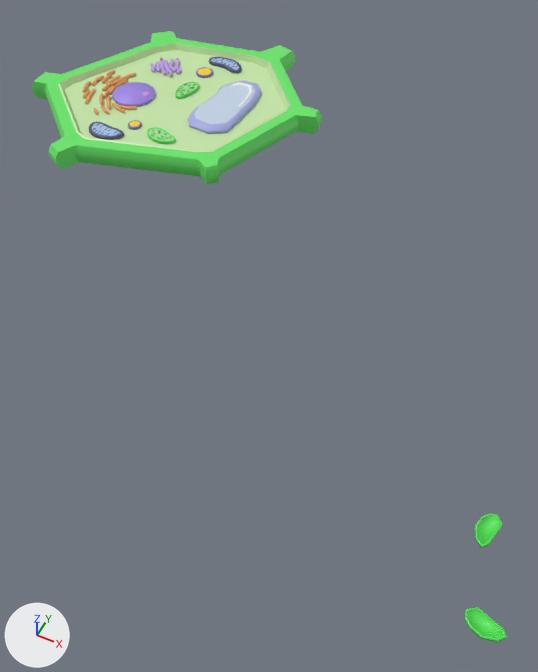
What one commit did to the glTF model Assets/BioWorkspace2.gltf.
Camera for both pictures: a 50 mm camera at (19.8, -29.5, 25.9) aimed at (8.6, -7.0, -2.2). The lights are fixed; the arrows at lower left show +X, +Y and +Z. Where no turn or scale is listed for an object, it has been applied to the vertices. Vertices at the same position are counted once.

In view in the first picture: 'CellWall', 'Cube005', 'Membrane', 'Mitochondria001', 'Mitochondria004', 'Mitochondria012', 'Plane001', 'Plane004', 'Plane004_1', 'RE'.
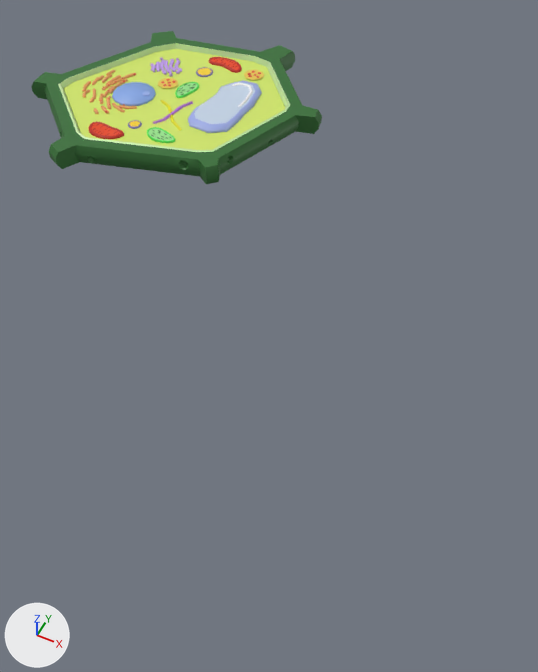
Changed parts and their boxes [x1, y1, x2, y2] in the pictures (538 x 672 px):
'Plane002', added (green): after [64, 49, 285, 150]
'Cube005', deleted (green): before [465, 513, 507, 642]
'Plane004', reshaped, moved (45% narrower, 56% shorter): before [188, 80, 262, 134]; after [153, 101, 193, 124]
'Plane001', recoloured, reshaped, moved (51% narrower, 19% taller): before [112, 82, 156, 107]; after [161, 100, 182, 130]
'Nukleus', now drawn (blue): after [112, 82, 156, 106]
'Mitochondria004', recoloured (blue to red): [89, 57, 242, 140] in both
'Mitochondria001', recoloured (blue to red): [92, 58, 239, 136] in both
'Circle', added: after [158, 69, 264, 89]
'RE001', added: after [82, 70, 121, 103]
'Mitochondria012', recoloured: [91, 58, 238, 136] in both
'Circle001', added: after [161, 71, 261, 86]
'Icosphere', added: after [100, 73, 135, 112]
part 1 of me_mesh_3, deleted: before [82, 70, 121, 104]
part 2 of me_mesh_6, built on: before [194, 82, 253, 114]; after [188, 80, 262, 133]
part 4 of me_mesh_1, deleted (purple): before [112, 82, 156, 107]
part 5 of me_mesh_1, added: after [161, 100, 182, 130]
part 7 of me_mesh_5, added: after [153, 101, 193, 124]
part 9 of me_mesh_0, added (green): after [45, 84, 299, 176]
part 10 of me_mesh_0, added (green): after [63, 38, 259, 78]
part 11 of me_mesh_0, added (green): after [270, 59, 302, 105]
part 12 of me_mesh_0, recoloured: [31, 31, 322, 184] in both
'Membrane', unchanged, covered by the edit: [58, 43, 290, 152] in both

Diff of the bpy script that builds the scene:
```diff
--- a/Assets/BioWorkspace2.gltf.py
+++ b/Assets/BioWorkspace2.gltf.py
@@ mat_material_004 @@
 mat_material_004 = principled_material('Material.004')
-mat_material_004.base_color = (0.355, 0.244, 0.8)  # purple #a187e7
+mat_material_004.base_color = (0.244, 0.396, 0.8)  # blue #87a9e7
@@ mat_material_016 @@
 mat_material_016 = principled_material('Material.016')
-mat_material_016.base_color = (0.387, 0.544, 0.8)  # blue #a7c3e7
+mat_material_016.base_color = (0.8, 0.0668, 0.012)  # orange #e7491d
@@ mat_material_015 @@
 mat_material_015 = principled_material('Material.015')
-mat_material_015.base_color = (0.0782, 0.0782, 0.188)  # dark blue #4f4f78
+mat_material_015.base_color = (0.528, 0.0144, 0.00572)  # red #c02011
@@ mat_material_022 @@
+mat_material_022 = principled_material('Material.022')
+mat_material_022.base_color = (0.032, 0.157, 0.0318)  # dark green #326e32
@@ me_mesh_0 @@
-me_mesh_0.from_pydata(...)  # 120 vertices, 236 faces; spans x -8.0..7.3, y -7.3..7.1, z -0.3..0.6
+me_mesh_0.from_pydata(...)  # 552 vertices, 1100 faces; spans x -8.0..7.3, y -7.3..7.1, z -0.3..0.6
+# me_mesh_0 part 9: 216 vertices added at x -6.1..5.9, y -6.3..-0.3, z -0.3..0.6
+# me_mesh_0 part 10: 144 vertices added at x -6.8..0.4, y -0.7..5.8, z -0.3..0.6
+# me_mesh_0 part 11: 72 vertices added at x 3.3..5.9, y 2.1..4.7, z -0.3..0.6
+# me_mesh_0 part 12: 158 faces spanning x -8.0..7.3, y -7.3..7.1, z -0.3..0.6 switch from mat_material_001 (green #69e768) to mat_material_022 (dark green #326e32)
@@ me_mesh_1 @@
-me_mesh_1.from_pydata(...)  # 60 vertices, 116 faces; spans x -3.52..-1.26, y -2.03..0.22, z -0.08..0.1
-me_mesh_1.materials.append(mat_material_004)  # purple #a187e7
+me_mesh_1.from_pydata(...)  # 40 vertices, 76 faces; spans x -0.83..1.52, y -2.67..-0.7, z 5.04..5.2
+# me_mesh_1 part 4: 60 vertices removed from x -3.52..-1.26, y -2.03..0.22, z -0.08..0.1
+# me_mesh_1 part 5: 40 vertices added at x -0.83..1.52, y -2.67..-0.7, z 5.04..5.2
+# me_mesh_1 part 6: the surface is now shaded flat
+me_mesh_1.materials.append(mat_material_021)  # yellow #e7df00
@@ me_mesh_3 @@
-me_mesh_3.from_pydata(...)  # 571 vertices, 1070 faces; spans x -5.28..-1.53, y -3.32..0.95, z -0.09..0.09
+me_mesh_3.from_pydata(...)  # 333 vertices, 626 faces; spans x -4.2..-1.53, y -3.32..0.95, z -0.09..0.09
+# me_mesh_3 part 1: 8 loose pieces with 238 vertices, spanning x -5.28..-4.01, y -2.71..0.71, z -0.09..0.09, are deleted
 me_mesh_3.materials.append(mat_material_009)
@@ me_mesh_5 @@
-me_mesh_5.from_pydata(...)  # 90 vertices, 163 faces; spans x 1.19..3.75, y -2.27..2.86, z -0.08..0.22
-me_mesh_5.materials.append(mat_material_010)  # blue #a7abe7
+me_mesh_5.from_pydata(...)  # 40 vertices, 76 faces; spans x -0.07..0.8, y -2.77..-0.18, z 5.02..5.24
+# me_mesh_5 part 7: 40 vertices added at x -0.07..0.8, y -2.77..-0.18, z 5.02..5.24
+# me_mesh_5 part 8: the surface is now shaded flat
+me_mesh_5.materials.append(mat_material_020)  # purple #be76e7
@@ me_mesh_6 @@
-me_mesh_6.from_pydata(...)  # 30 vertices, 43 faces; spans x 1.42..3.5, y -1.83..2.41, z 0.22
-me_mesh_6.materials.append(mat_material_011)  # white #c5d4e7
+me_mesh_6.from_pydata(...)  # 90 vertices, 163 faces; spans x 1.19..3.75, y -2.27..2.86, z -0.08..0.22
+# me_mesh_6 part 2: 1 vertex moved from x 3.3, y 0.02, z 0.22 to x 3.61, y 0.77, z 0.18; 14 vertices removed from x 1.57..3.36, y -1.67..2.26, z 0.22; 74 vertices added at x 1.19..3.75, y -2.27..2.86, z -0.08..0.18
+# me_mesh_6 part 3: the surface is now shaded smooth
+me_mesh_6.materials.append(mat_material_010)  # blue #a7abe7
@@ me_mesh_0_1 @@
+me_mesh_0_1.from_pydata(...)  # 60 vertices, 116 faces; spans x -3.52..-1.26, y -2.03..0.22, z -0.08..0.1
+me_mesh_0_1.materials.append(mat_material_004)  # blue #87a9e7
@@ ob_nukleus @@
-ob_nukleus = bpy.data.objects.new('Nukleus', None)
+ob_nukleus = bpy.data.objects.new('Nukleus', me_mesh_0_1)
 ob_nukleus.parent = ob_plantcell_glb
@@ ob_plane001 @@
 ob_plane001 = bpy.data.objects.new('Plane001', me_mesh_1)
-ob_plane001.location = (0.0, 0.0, 5.14)
+ob_plane001.location = (0.0, 0.0, 0.0)
@@ ob_plane004 @@
 ob_plane004 = bpy.data.objects.new('Plane004', me_mesh_5)
-ob_plane004.location = (0.0, 0.0, 5.14)
+ob_plane004.location = (0.0, 0.0, 0.0)
@@ ob_cube005 @@
-ob_cube005 = bpy.data.objects.new('Cube005', me_mesh_17)
@@ ob_re001 @@
+ob_re001 = bpy.data.objects.new('RE001', me_mesh_22)  # 261 vertices, 490 faces; spans x -5.28..-3.92, y -2.55..0.71, z -0.09..0.09; in mat_material_009 (orange #e7a261)
+ob_re001.location = (0.0, 0.0, 5.14)
@@ ob_icosphere @@
+ob_icosphere = bpy.data.objects.new('Icosphere', me_mesh_21)  # 192 vertices, 320 faces; spans x -4.22..-2.16, y -3.02..0.83, z 5.15..5.25; in mat_material_019 (red #e7493d)
+ob_icosphere.location = (0.0, 0.0, 0.0)
@@ ob_plane002 @@
+ob_plane002 = bpy.data.objects.new('Plane002', me_mesh_18)  # 24 vertices, 44 faces; spans x -6.08..5.35, y -5.44..4.99, z 5.07..5.13; in mat_material_017 (green #d3e76a)
+ob_plane002.location = (0.0, 0.0, 0.0)
@@ ob_circle001 @@
+ob_circle001 = bpy.data.objects.new('Circle001', me_mesh_16_1)  # 192 vertices, 336 faces; spans x -1.47..2.96, y 2.39..5.9, z 5.6..5.65; in mat_material_019 (red #e7493d)
+ob_circle001.location = (-0.23, -1.93, -0.43)
@@ ob_circle @@
+ob_circle = bpy.data.objects.new('Circle', me_mesh_15_1)  # an 8-sided cylinder along z spanning x -1.68..-0.56, y 2.19..3.3, z 5.6..5.62; an 8-sided cylinder along z spanning x 2.06..3.11, y 5.05..6.1, z 5.6..5.62; in mat_material_018 (yellow #e7c955)
+ob_circle.location = (-0.23, -1.93, -0.43)
```
